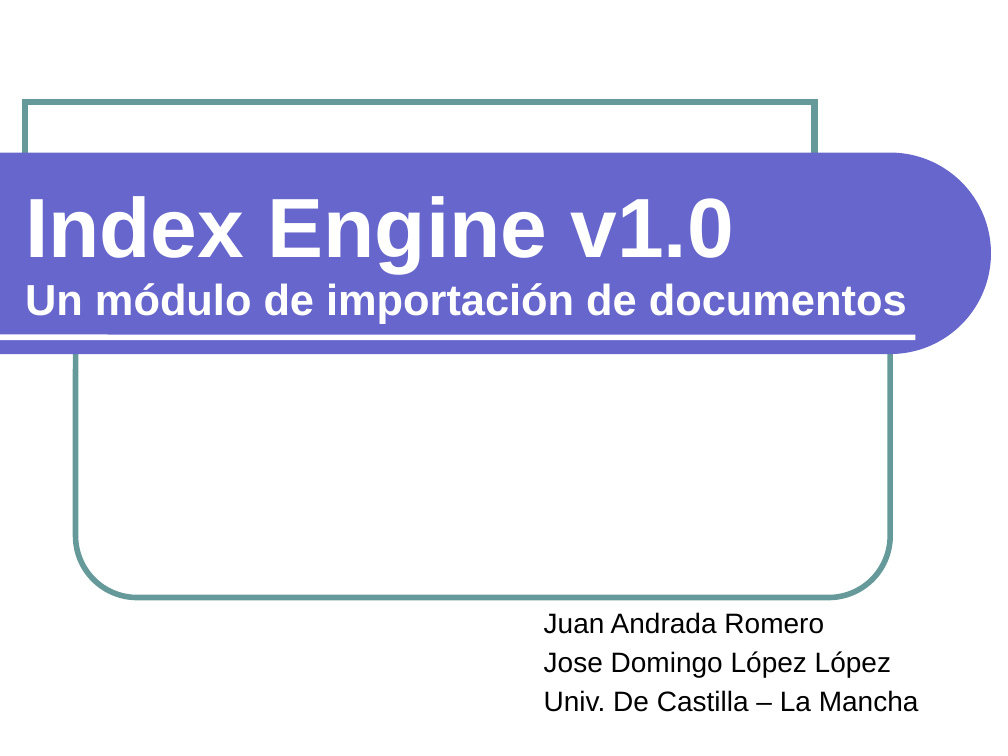
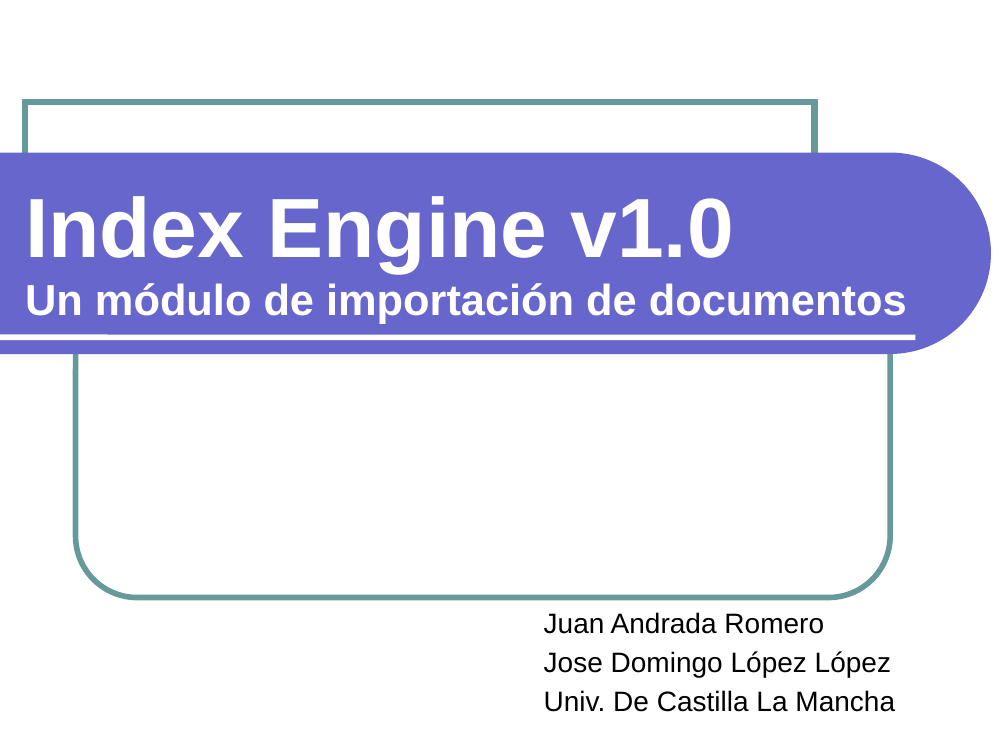
Before and after one commit to txedo/isi-practicas-5, a slide deck: slide 1 of ari/doc/Presentacion.ppt. Drawn at 1008x756 pixels with LibreOffice and Linux fonts; fonts in the diff are those of the drawing. Boxes give left, top, right and bottom in pixels: in the first picture for what was removed or moved away, otherwise in the second. Text is boxed around its words. In the diff, an @@ line names an element or a change of style, - is before the commit and + after.

```diff
--- a/ari/doc/Presentacion.ppt
+++ b/ari/doc/Presentacion.ppt
@@ subtitle at (544,690,895,712): text changed @@
-Univ. De Castilla – La Mancha
+Univ. De Castilla La Mancha
```
Also in this commit, not shown: 10 other slides changed, 2 slides added, 2 slides removed.
